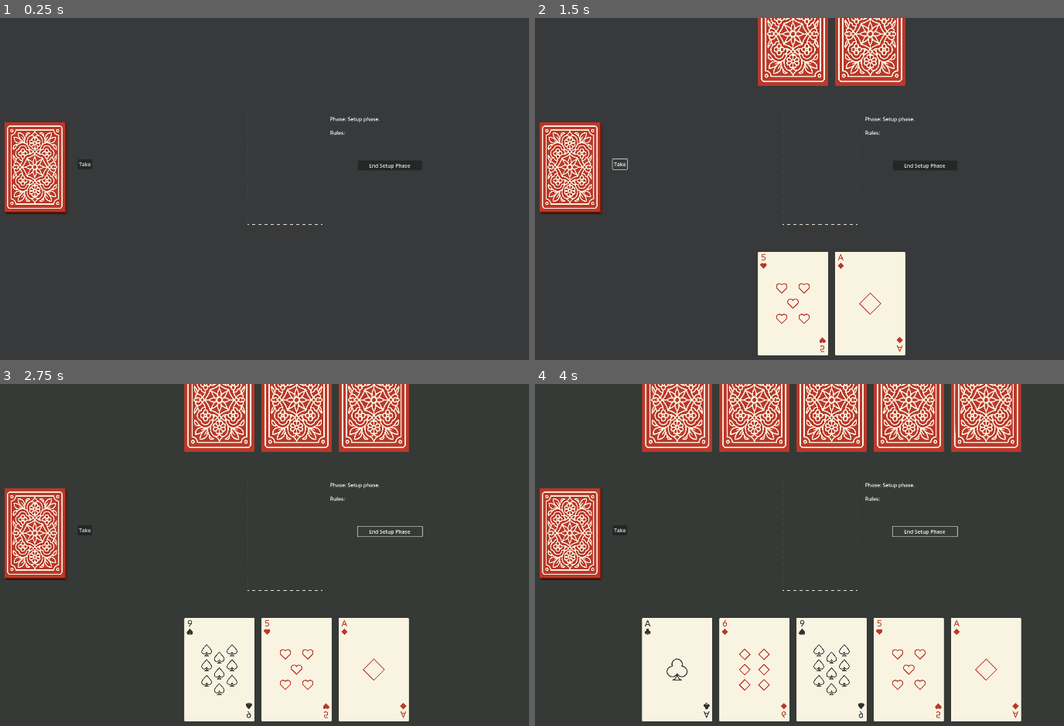
Above: before the commit, frames 1-4 (two rows, left to right).
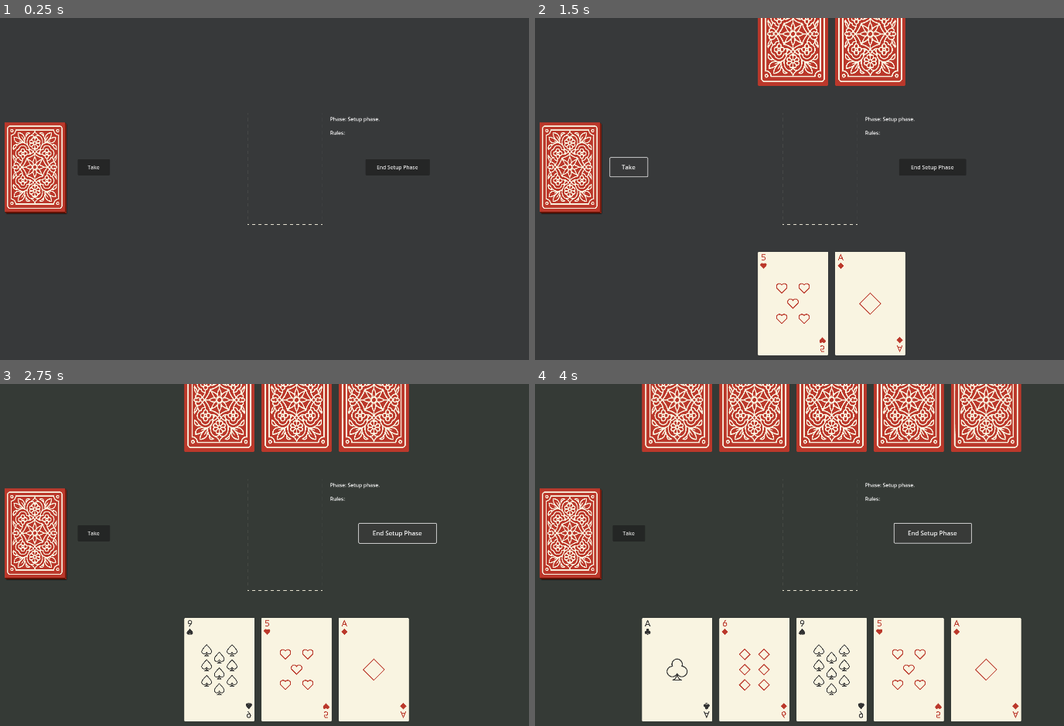
Above: after the commit, the same moments.

Repository: alicegrama/godot-card-game
Game: Godot game, scene res://Scenes/main.tscn
Two runs of this game, one before a commit and one after it. Both use one fixed random seed, a clock stepped at 60 frames per second and the inputs below.
Inputs:
- Up to frame 1 (0.25 s): no input
- Up to frame 2 (1.5 s): click "End Setup Phase" at 0.5 s; click "Take" at 1.25 s
- Up to frame 3 (2.75 s): click "End Setup Phase" at 2 s
- Up to frame 4 (4 s): click "Take" at 2.75 s; click "End Setup Phase" at 3.5 s

The runs differ from the first frame. In frame 1, 0.1% of the frame differs, in the area x 14-79%, y 42-45%; in frame 2, 0.2%; in frame 3, 0.3%; in frame 4, 0.3%, in the area x 14-83%, y 40-47%.

Commit message:
Add button hover scaling with tween animation
Introduced tween-based scaling effect for 'Take' and 'End Setup Phase' buttons when hovered, controlled by new exported variables 'tween_intensity' and 'tween_duration'. Updated main.tscn to set default values and adjusted button positions and sizes for better UI alignment.

Diff:
--- a/Scenes/main.gd
+++ b/Scenes/main.gd
@@ -1,9 +1,14 @@
 extends Node2D
+
+@export var tween_intensity: float
+@export var tween_duration: float
 
 @onready var playerhand = $PlayerHand
 @onready var cardmanager = $CardManager
 @onready var opponenthand = $OpponentHand
 @onready var cardslot = $CardSlot
+@onready var take: Button = $Take
+@onready var end: Button = $Button
 
 var playablecards = []
 
@@ -60,6 +65,8 @@
 var ending = 0
 var history = []
 
+
+
 func get_color(suit):
 	"""Given a suit returns the color of the suit."""
 	if suit == 's':
@@ -85,7 +92,22 @@
 
 # Called every frame. 'delta' is the elapsed time since the previous frame.
 func _process(delta: float) -> void:
-	pass
+	btn_hovered(take)
+	btn_hovered(end)
+
+func start_tween(object: Object, property: String, final_val: Variant, duration: float):
+	var tween = create_tween()
+	tween.tween_property(object, property, final_val, duration)
+
+
+func btn_hovered(button: Button):
+	button.pivot_offset = button.size /2
+	if button.is_hovered():
+		start_tween(button, "scale", Vector2.ONE * tween_intensity, tween_duration)
+	else:
+		start_tween(button, "scale", Vector2.ONE, tween_duration)
+
+
 
 func get_rule(name, rule):
 	"""get the text for a given rule, given the name of a card"""
--- a/Scenes/main.tscn
+++ b/Scenes/main.tscn
@@ -13,6 +13,8 @@
 
 [node name="Main" type="Node2D"]
 script = ExtResource("1_6bp64")
+tween_intensity = 1.2
+tween_duration = 0.3
 
 [node name="CardManager" type="Node2D" parent="."]
 script = ExtResource("1_jjvhh")
@@ -56,10 +58,10 @@
 color = Color(0.19865194, 0.23049131, 0.22083691, 1)
 
 [node name="Button" type="Button" parent="."]
-offset_left = 1150.0
-offset_top = 444.0
-offset_right = 1350.0
-offset_bottom = 475.0
+offset_left = 1174.0
+offset_top = 440.0
+offset_right = 1374.0
+offset_bottom = 490.0
 text = "End Setup Phase"
 
 [node name="Uno" type="Button" parent="."]
@@ -90,8 +92,8 @@
 z_index = 1
 offset_left = 280.0
 offset_top = 440.0
-offset_right = 325.0
-offset_bottom = 471.0
+offset_right = 380.0
+offset_bottom = 490.0
 text = "Take"
 
 [node name="Skip" type="Button" parent="."]
@@ -176,8 +178,8 @@
 visible = false
 offset_left = 395.0
 offset_top = 441.0
-offset_right = 504.0
-offset_bottom = 472.0
+offset_right = 525.0
+offset_bottom = 491.0
 text = "Remove Rule"
 
 [node name="Phase" type="Label" parent="."]
